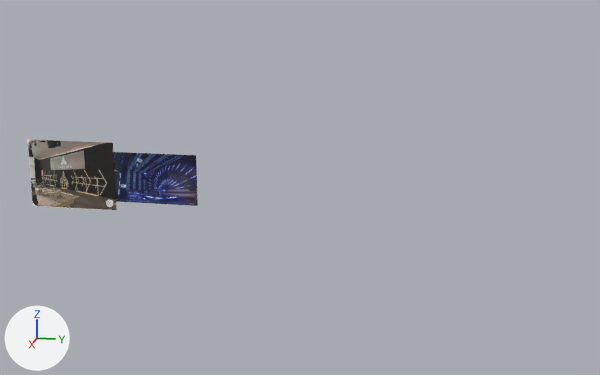
An edit to the Blender file images/scene.blend, drawn before and after from the same camera.
Both versions are drawn from a 50 mm lens placed at (71.9, 31.3, 19.5), pointed at (-6.9, 15.5, -0.2). Lighting does not change. The marker at lower left points along +X, +Y and +Z.

In view in the first picture: 'Capture d’écran 2020-09-05 à 12.55.20', 'cellla'.
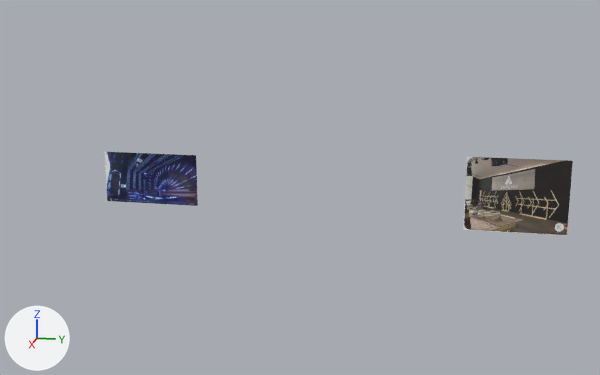
Boxes (x1, y1, x2, y2) around the edits, measured in the pictures (600 x 375 px):
'cellla', moved: before (27, 139, 117, 211); after (464, 157, 573, 236)

The change, as a list of edits to the scene's bpy script:
```text
Change ob_cellla:
    ob_cellla.location: (-6.6, -8.69, 0.0) -> (-6.6, 36.44, 0.0)
```
